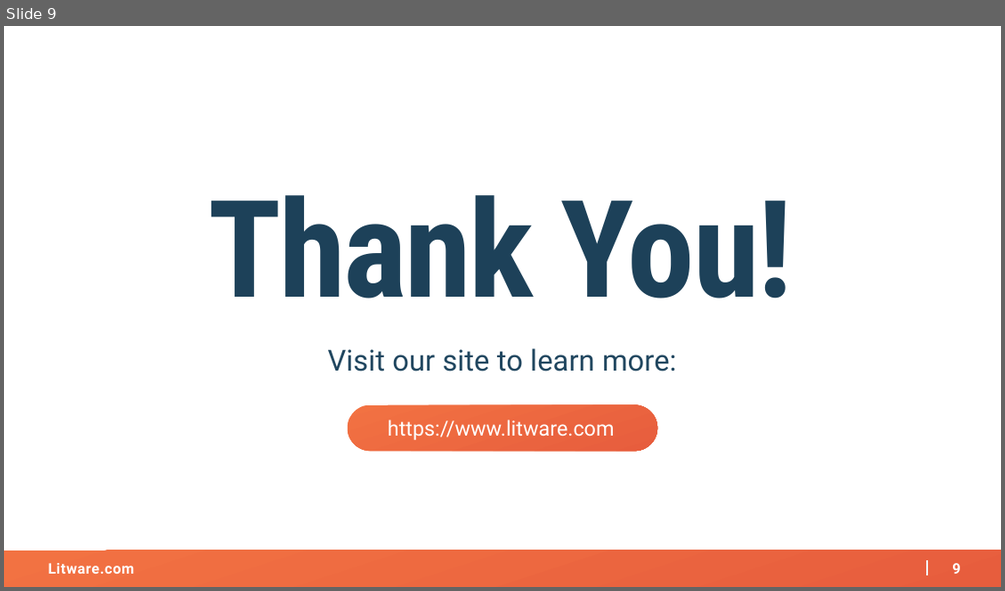
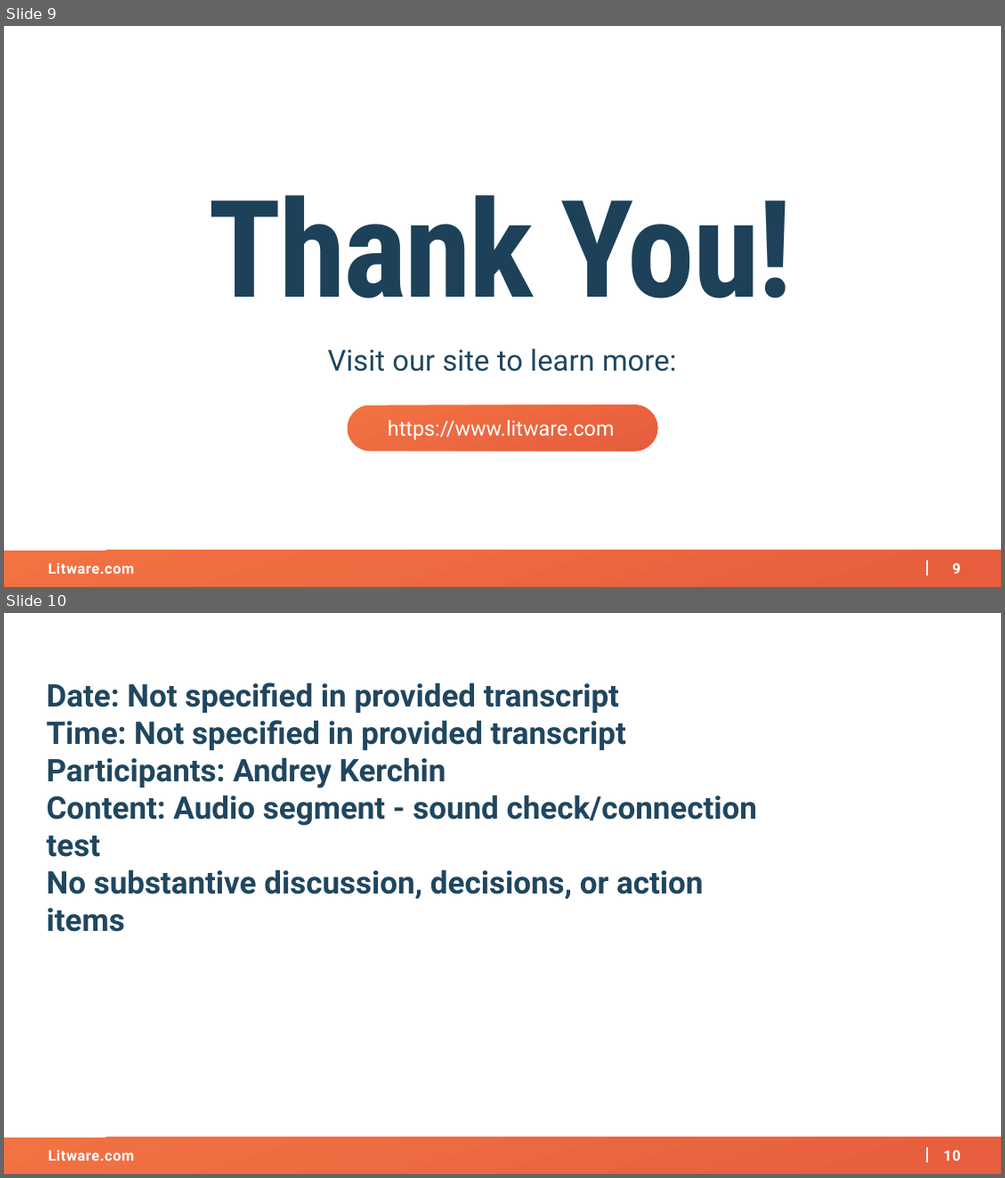
Before and after one commit to AKercha1/justtemporary, a slide deck: create-a-project-from-cost-opt-20260216170628/artifacts/kickoff-deck.pptx. Shown one above the other, each under a label of ours: slide 9 before the commit, slides 9 and 10 after it. The pictures are 1005x591 and 1005x1178 pixels, drawn with LibreOffice and Linux fonts; fonts in the diff are those of the drawing; background and template pictures are left out. Boxes give left, top, right and bottom in pixels: in the first picture for what was removed or moved away, otherwise in the second. Text is boxed around its words. In the diff, an @@ line names an element or a change of style, - is before the commit and + after.

```diff
--- a/create-a-project-from-cost-opt-20260216170628/artifacts/kickoff-deck.pptx
+++ b/create-a-project-from-cost-opt-20260216170628/artifacts/kickoff-deck.pptx
@@ slide 10 added at (x1=4, y1=613, x2=1001, y2=1174), background #FFFFFF; not listed: 4 template elements that a slide beside it also shows @@
@@ text added at (x1=47, y1=682, x2=757, y2=932), 30 pt, text #20465F, bold @@
+Date: Not specified in provided transcript
+Time: Not specified in provided transcript
+Participants: Andrey Kerchin
+Content: Audio segment - sound check/connection test
+No substantive discussion, decisions, or action items
```
Also in this commit, not shown: 1 other slide added.
